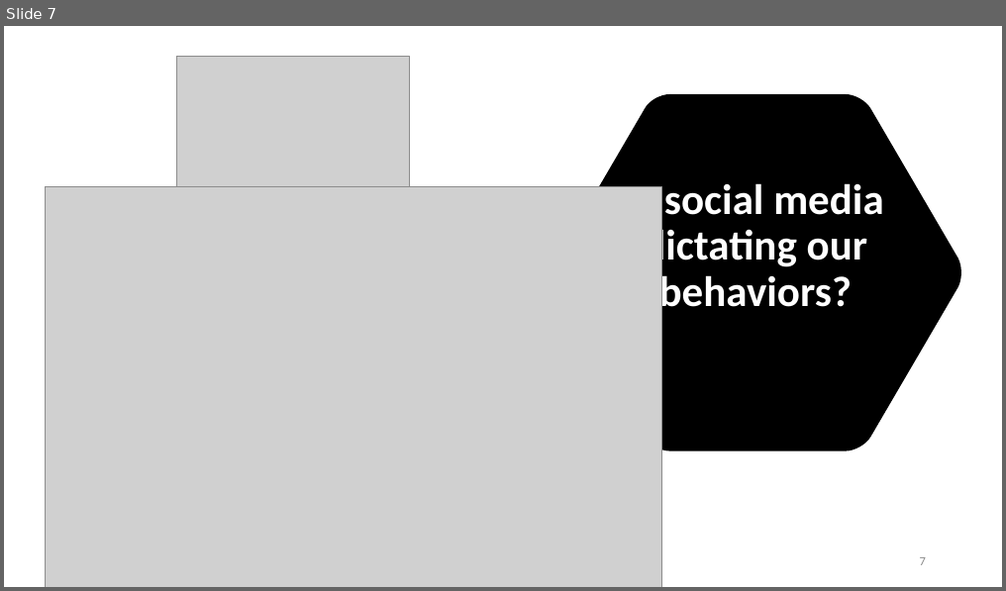
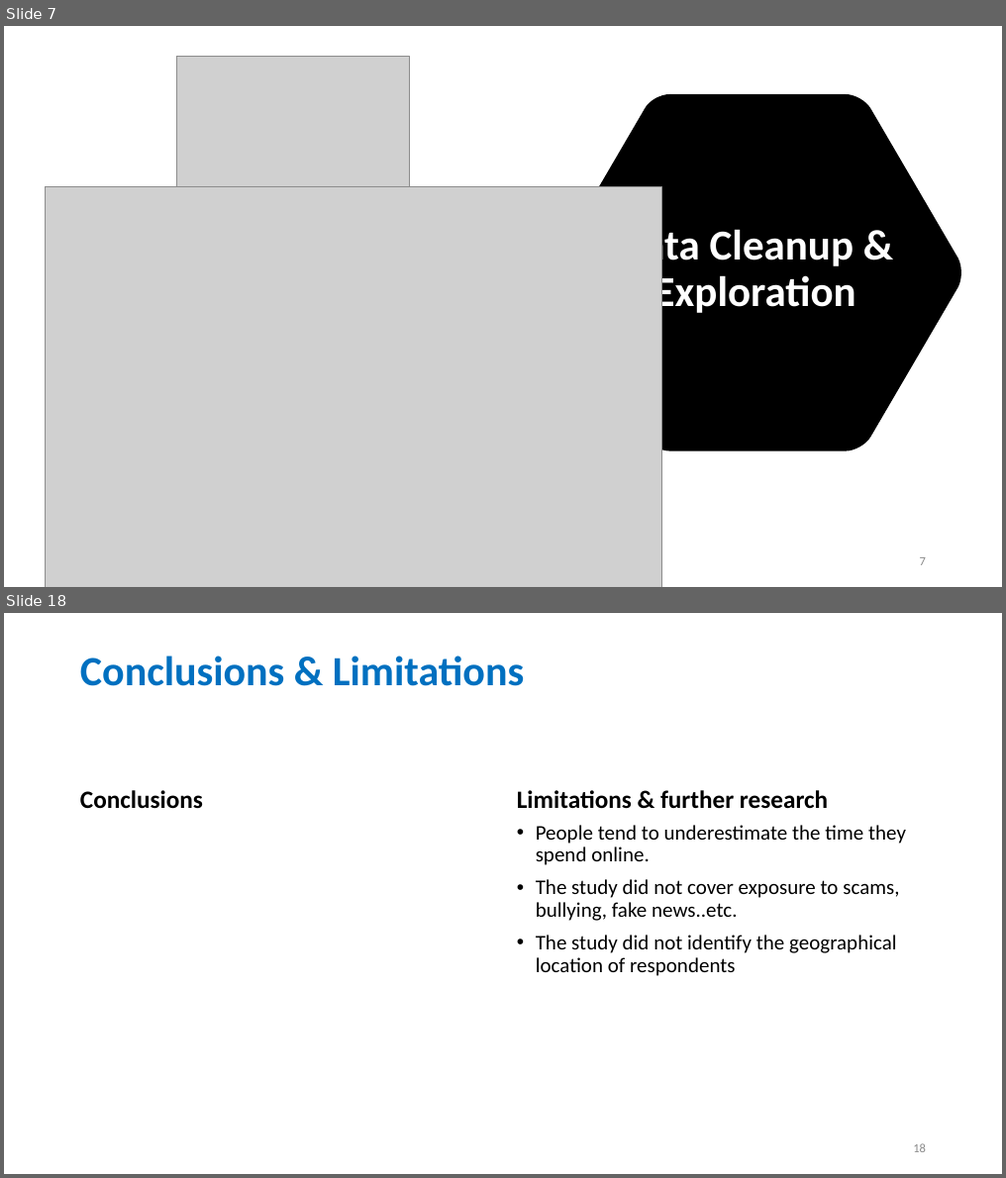
Before and after one commit to stephen823/Group_Project_1-How-Does-Social-Media-Impact-Our-Live, a slide deck: 002 - Deliverables/Social_Media_v0.01.pptx. Shown one above the other, each under a label of ours: slide 7 before the commit, slides 7 and 18 after it; the slides between them are not shown. The pictures are 1006x591 and 1006x1178 pixels, drawn with LibreOffice and Linux fonts; fonts in the diff are those of the drawing; grey boxes stand for pictures. Boxes give left, top, right and bottom in pixels: in the first picture for what was removed or moved away, otherwise in the second. Text is boxed around its words. In the diff, an @@ line names an element or a change of style, - is before the commit and + after.

```diff
--- a/002 - Deliverables/Social_Media_v0.01.pptx
+++ b/002 - Deliverables/Social_Media_v0.01.pptx
@@ slide 18 added at (4,613,1002,1174), background #FFFFFF @@
@@ title added at (80,656,524,686), 40 pt, text #0070C0, bold @@
+Conclusions & Limitations
@@ text added at (80,790,203,809), 24 pt, text #000000, bold @@
+Conclusions
@@ text added at (517,790,828,809), 24 pt, text #000000, bold @@
+Limitations & further research
@@ text added at (536,825,906,976), 20 pt, text #000000 @@
+• People tend to underestimate the time they spend online.
+• The study did not cover exposure to scams, bullying, fake news..etc.
+• The study did not identify the geographical location of respondents
@@ page number added at (913,1144,926,1153), 12 pt, text #8C8C8C @@
+18
@@ slide 7 changed as well @@
@@ title at (617,225,856,317): text changed @@
-Is social media dictating our behaviors?
+Data Cleanup & Exploration
```
Also in this commit, not shown: 4 other slides changed, 13 other slides added, 14 slides removed, 3 other files.
